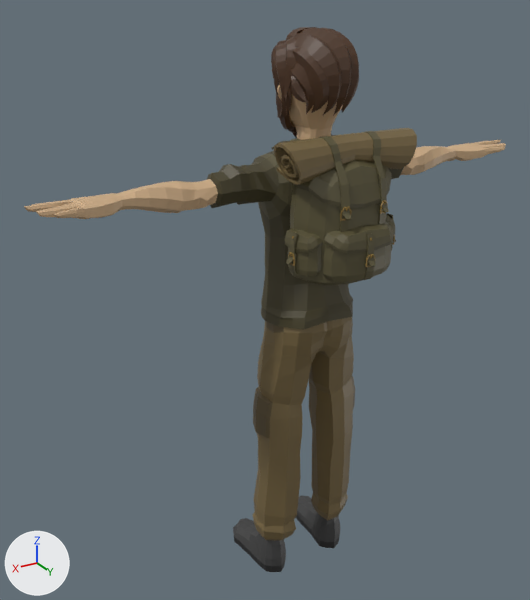
Renders of the glTF model models/people/m_Adventurer.glb from each side of a commit.
Camera for both pictures: a camera (50 mm lens) standing at (1.236, 1.739, 1.965) and looking at (0.114, -0.131, 1.03). Every picture has the same lights, and +X, +Y and +Z are marked at lower left. The picture after the commit comes second.

Script lines for the objects in view, before the commit:
```python
me_cube_039 = bpy.data.meshes.new('Cube.039')
me_cube_039.from_pydata(...)  # 1944 vertices, 3620 faces; spans x -0.108..0.112, y -0.175..0.094, z 1.442..1.856
# faces by material slot: [448, 24, 3124, 24]
me_cube_039.materials.append(mat_skin)  # beige #cead86
me_cube_039.materials.append(mat_eyebrows)  # brown #3e3429
me_cube_039.materials.append(mat_hair)  # brown #492e18
me_cube_039.materials.append(mat_eye)  # brown #31251c
me_cube_052 = bpy.data.meshes.new('Cube.052')
me_cube_052.from_pydata(...)  # 244 vertices, 480 faces; spans x -0.192..0.192, y -0.287..-0.008, z -0.001..0.22
# faces by material slot: [328, 152]
me_cube_052.materials.append(mat_grey)  # dark grey #3f3f3f
me_cube_052.materials.append(mat_black)  # black #242424
me_plane = bpy.data.meshes.new('Plane')
me_plane.from_pydata(...)  # 963 vertices, 1752 faces; spans x -0.219..0.219, y 0.034..0.263, z 1.181..1.59
# faces by material slot: [320, 966, 400, 66]
me_plane.materials.append(mat_brown)  # brown #756440
me_plane.materials.append(mat_lightgreen)  # brown #585236
me_plane.materials.append(mat_gold)  # brown #907438
me_plane.materials.append(mat_green)  # brown #464025
ob_adventurer_feet = bpy.data.objects.new('Adventurer_Feet', me_cube_052)
ob_adventurer_feet.location = (0.0, 0.0, 0.0)
ob_adventurer_head = bpy.data.objects.new('Adventurer_Head', me_cube_039)
ob_adventurer_head.location = (0.0, 0.0, 0.0)
ob_backpack = bpy.data.objects.new('Backpack', me_plane)
ob_backpack.location = (0.0, 0.0, 0.0)
# also in view: 'Adventurer_Body' at (0.0, -0.064, 1.273); 'Adventurer_Legs' at (0.0, -0.052, 0.585)
```
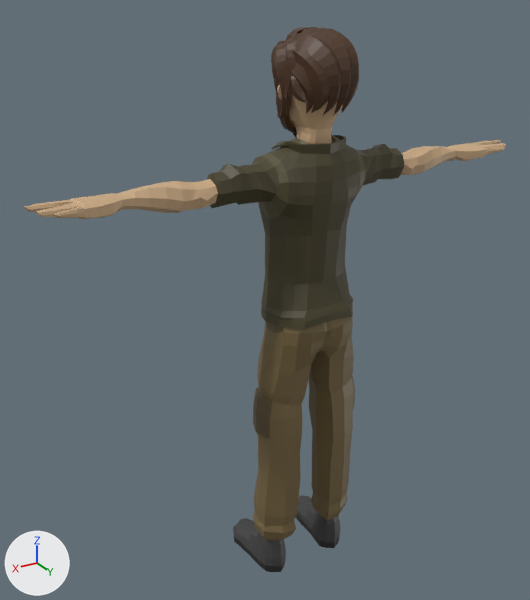
Location of each change, [x1, y1, x2, y2] in pixels of the pictures (530 x 600 px):
'Backpack', deleted (brown): before [274, 128, 417, 285]
    faces in mat_lightgreen (brown #585236): [285, 131, 396, 285]
    faces in mat_brown (brown #756440): [274, 128, 417, 185]
    faces in mat_green (brown #464025): [285, 175, 395, 254]
    faces in mat_gold (brown #907438): [288, 200, 395, 267]

Edits to the bpy script that builds the scene:
```text
Remove ob_backpack:
    ob_backpack = bpy.data.objects.new('Backpack', me_plane)
    ob_backpack.location = (0.0, 0.0, 0.0)
```
